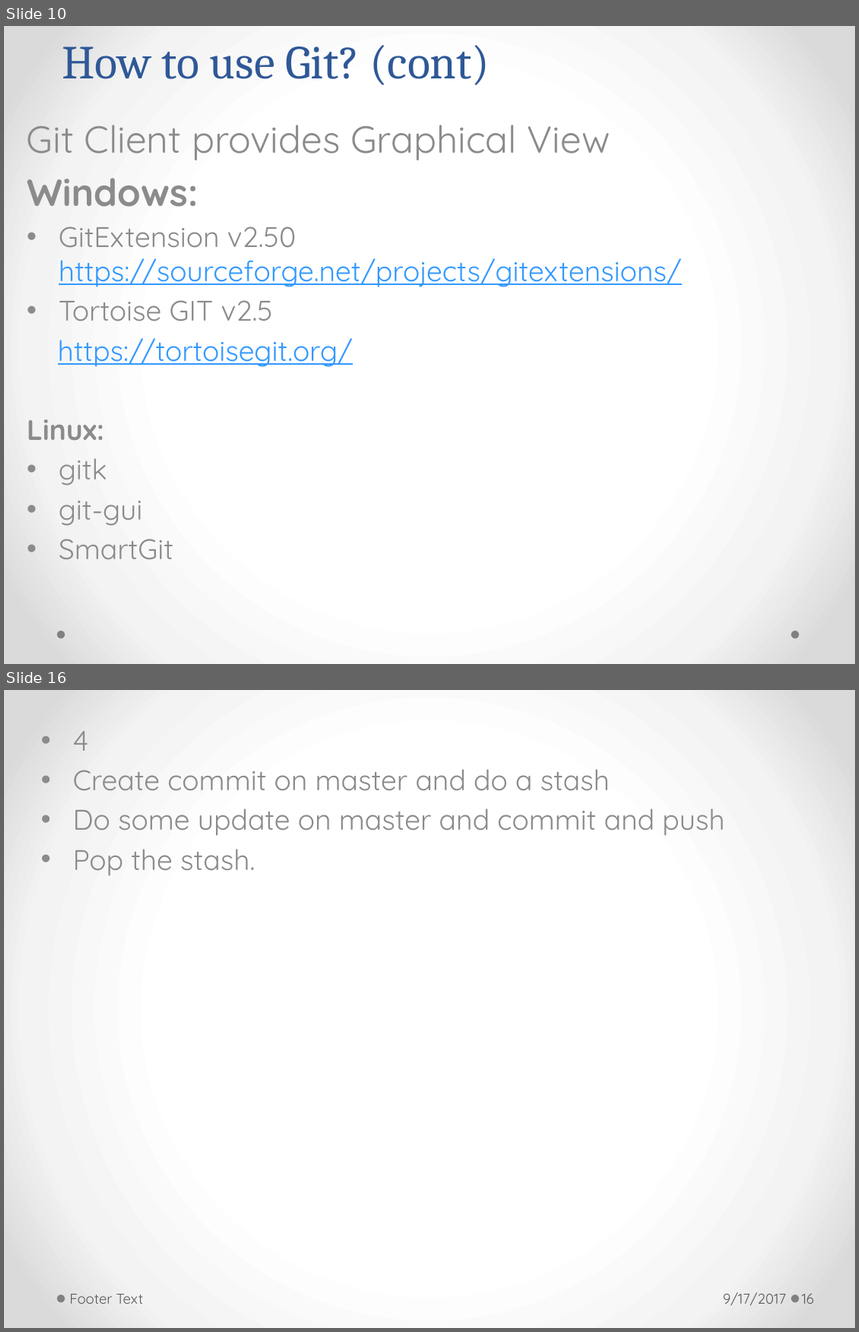
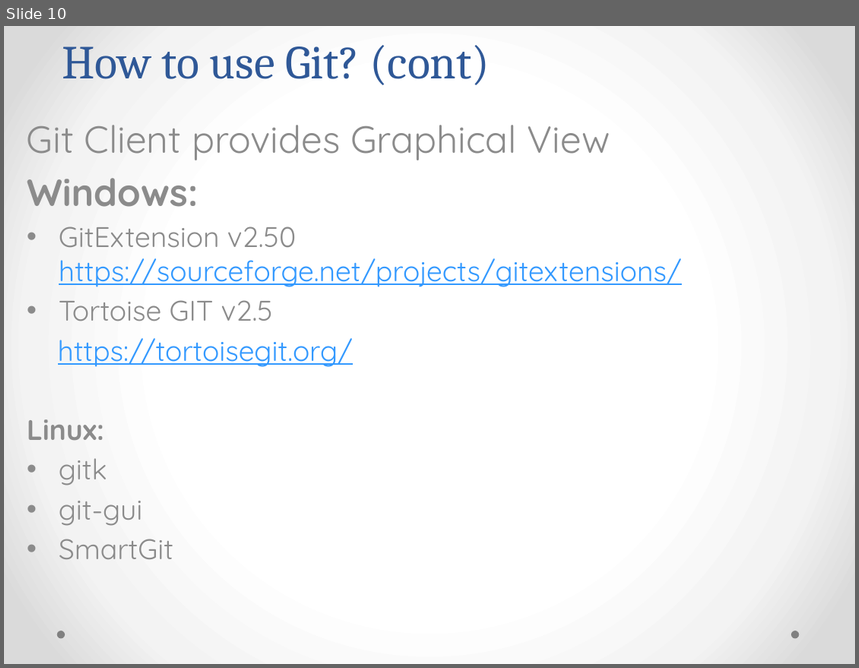
Before and after one commit to h-t-tran/brown, a slide deck: git/git.pptx. Shown one above the other, each under a label of ours: slides 10 and 16 before the commit, slide 10 after it; the slides between them are not shown. The pictures are 859x1332 and 859x668 pixels, drawn with LibreOffice and Linux fonts; fonts in the diff are those of the drawing. Boxes give left, top, right and bottom in pixels: in the first picture for what was removed or moved away, otherwise in the second. Text is boxed around its words. In the diff, an @@ line names an element or a change of style, - is before the commit and + after.

```diff
--- a/git/git.pptx
+++ b/git/git.pptx
@@ slide 16 removed at (4,690,855,1328), background gradient #FFFFFF to #F4F4F4 to #DADADA; not listed: 2 template elements that a slide beside it also shows @@
@@ subtitle removed at (73,731,724,876) @@
-• 4
-• Create commit on master and do a stash
-• Do some update on master and commit and push
-• Pop the stash.
@@ text removed at (69,1294,144,1304) @@
-Footer Text
@@ text removed at (723,1293,786,1306) @@
-9/17/2017
@@ page number removed at (802,1293,814,1304) @@
-16
```
Also in this commit, not shown: 12 slides changed, 3 other slides removed, 1 other file.
